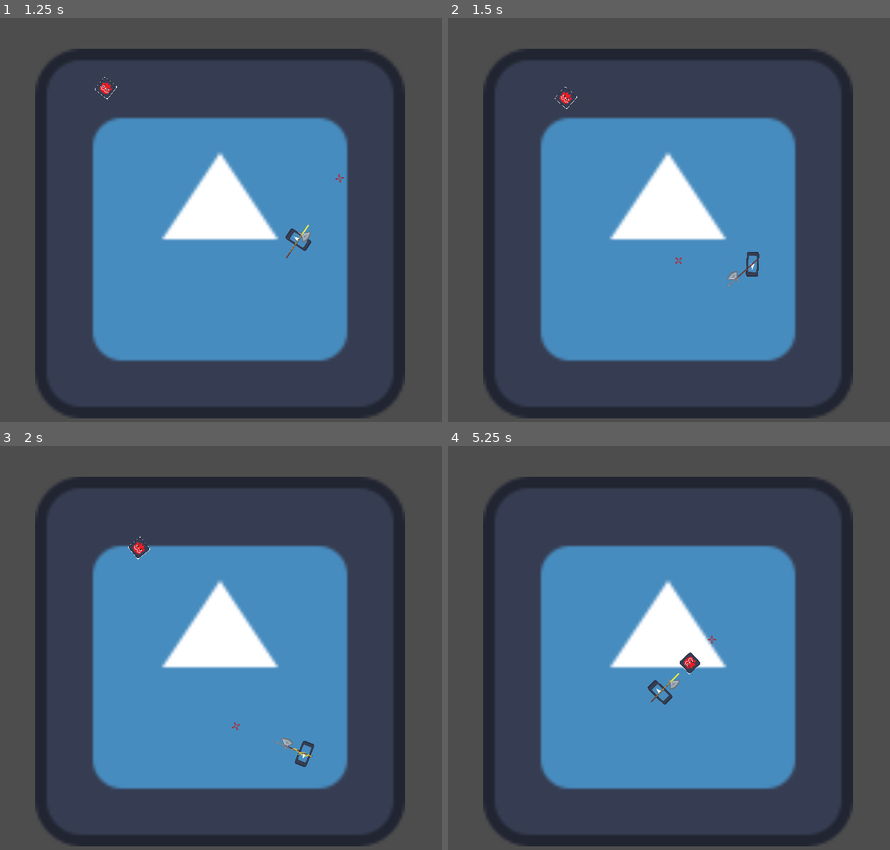
Above: before the commit, frames 1-4 (two rows, left to right).
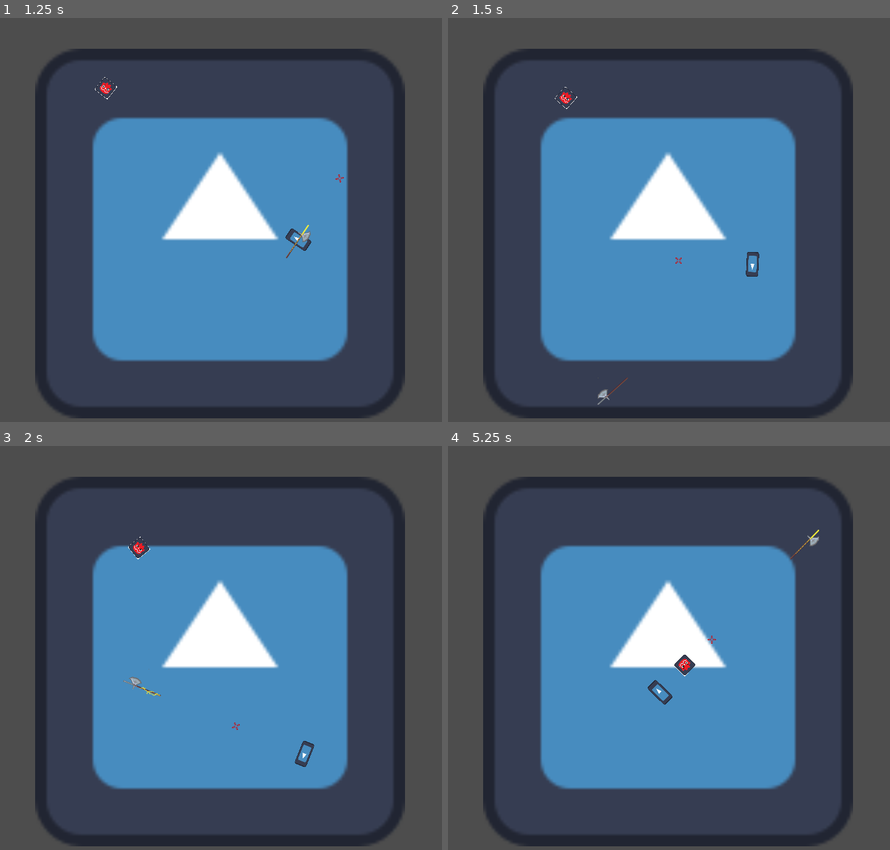
Above: after the commit, the same moments.

Repository: pkettune/halberd_arena
Game: Godot game, scene res://scenes/Main.tscn
Same seed, same stepped clock (60 frames per second), same inputs: the game is played once before the commit and once after it. The engine's default icon, where the game draws it, is replaced by a stand-in: a white triangle on a blue panel in a dark square.
Inputs (mouse positions are in pixels of both pictures, inside the frame that each line leads up to):
- Up to frame 1 (1.25 s): move the mouse to (318, 211) at 0.52 s; hold D (right) from 0.53 s (still down); hold Right mouse button (throw) from 0.53 s (still down)
- Up to frame 2 (1.5 s): move the mouse to (580, 256) at 1.27 s; release D (right) at 1.28 s; release Right mouse button (throw) at 1.28 s; hold S (down) from 1.28 s (still down); click (580, 256) at 1.35 s
- Up to frame 3 (2 s): keep holding S (down); right-click (132, 684) at 1.55 s
- Up to frame 4 (5.25 s): move the mouse to (713, 563) at 2.02 s; release S (down) at 2.03 s; hold D (right) 2.03-2.78 s; hold Right mouse button (throw) 2.03-2.78 s; move the mouse to (646, 749) at 2.77 s; hold W (up) 2.78-3.53 s; right-click (646, 749) at 2.85 s; move the mouse to (801, 728) at 3.52 s; press the mouse at (801, 728) at 3.53 s; hold A (left) 3.53-5.03 s; right-click (801, 728) at 3.8 s; move the mouse to (536, 595) at 4.27 s; release the mouse at (536, 595) at 4.28 s; right-click (536, 595) at 4.35 s; move the mouse to (691, 660) at 5.02 s; hold S (down) from 5.03 s (still down); hold Right mouse button (throw) from 5.03 s (still down)

Frame 1 is identical in both runs. In frame 2, 0.1% of the frame differs, in the area x 33-71%, y 59-96%; in frame 3, 0.2%; in frame 4, 0.3%, in the area x 45-84%, y 20-64%.

Commit message:
throw release

Diff:
--- a/bling.tres
+++ /dev/null
@@ -1,3 +0,0 @@
-[gd_resource type="AudioBusLayout" format=3 uid="uid://dhcq6de3wxp14"]
-
-[resource]
--- a/default_bus_layout.tres
+++ /dev/null
@@ -1,3 +0,0 @@
-[gd_resource type="AudioBusLayout" format=3 uid="uid://v6jxjgaflvl"]
-
-[resource]
--- a/scenes/Main.tscn
+++ b/scenes/Main.tscn
@@ -2,15 +2,19 @@
 
 [ext_resource type="PackedScene" uid="uid://bfj64ghpbakjs" path="res://scenes/arena.tscn" id="1_y0b0d"]
 [ext_resource type="PackedScene" uid="uid://bss165o1gdb1g" path="res://scenes/player.tscn" id="2_8axoe"]
-[ext_resource type="Script" path="res://scenes/arena.gd" id="2_83e2i"]
 [ext_resource type="PackedScene" uid="uid://ds7ysl744osi7" path="res://scenes/HUD.tscn" id="3_exrj4"]
 [ext_resource type="PackedScene" uid="uid://cgqmq6n48ndpq" path="res://scenes/enemy.tscn" id="4_fobr8"]
 [ext_resource type="PackedScene" uid="uid://7rotx6sj06c6" path="res://scenes/weapon.tscn" id="5_67alg"]
 
+[sub_resource type="GDScript" id="GDScript_wbppb"]
+script/source = "extends Area2D
+
+"
+
 [node name="Main" type="Node2D"]
 
 [node name="Arena" parent="." instance=ExtResource("1_y0b0d")]
-script = ExtResource("2_83e2i")
+script = SubResource("GDScript_wbppb")
 
 [node name="Enemy" parent="." instance=ExtResource("4_fobr8")]
 
--- a/scenes/arena.gd
+++ /dev/null
@@ -1 +0,0 @@
-extends Area2D
--- a/scenes/weapon.tscn
+++ b/scenes/weapon.tscn
@@ -61,4 +61,7 @@
 [node name="AudioStreamPlayer2D" type="AudioStreamPlayer2D" parent="."]
 stream = ExtResource("3_vd3bw")
 
+[node name="Marker2D" type="Marker2D" parent="."]
+position = Vector2(219, -218)
+
 [connection signal="animation_finished" from="AnimationPlayer" to="." method="_on_animation_player_animation_finished"]
--- a/scripts/enemy.gd
+++ b/scripts/enemy.gd
@@ -7,7 +7,7 @@
 var player_position
 var target_position
 
-func _physics_process(delta):
+func _physics_process(_delta):
 
 	player_position = player.position
 	target_position = (player_position - enemy.position).normalized()
--- a/scripts/weapon.gd
+++ b/scripts/weapon.gd
@@ -5,6 +5,8 @@
 
 var elapsed = 0.0
 var speed = 300
+var throw_speed = 1
+var power_up_speed = 0.8
 
 func _ready():
 	position = Vector2.ZERO
@@ -26,7 +28,6 @@
 		anim_player.speed_scale = 1
 		anim_player.play("power_up")
 
-		var power_up_speed = 0.8
 		rotation_degrees = 45
 		elapsed += delta * 1
 		position = lerp(Vector2(0, 0), Vector2(-50, 0), elapsed * power_up_speed)
@@ -35,8 +36,16 @@
 		if (position <= Vector2(-26.0, 0.0)):
 			position = Vector2(-25.0, 0.0)
 			_on_animation_player_animation_finished("power_up")
+
+
 	if Input.is_action_just_released("throw"):
-		pass
+		var tween = create_tween()
+		for sprite in get_children():
+			tween.tween_property(sprite, "position", get_local_mouse_position(), 0.1)
+
+#		elapsed += delta * 0.1
+#		position = lerp(Vector2(0, 0), Vector2(200.0, 0.0), elapsed * delta)
+		print(position)
 
 func _on_animation_player_animation_finished(anim_name):
 	anim_player.speed_scale = 0
Not shown, removed: bling.wav.import
Not shown, removed: bling.wav
